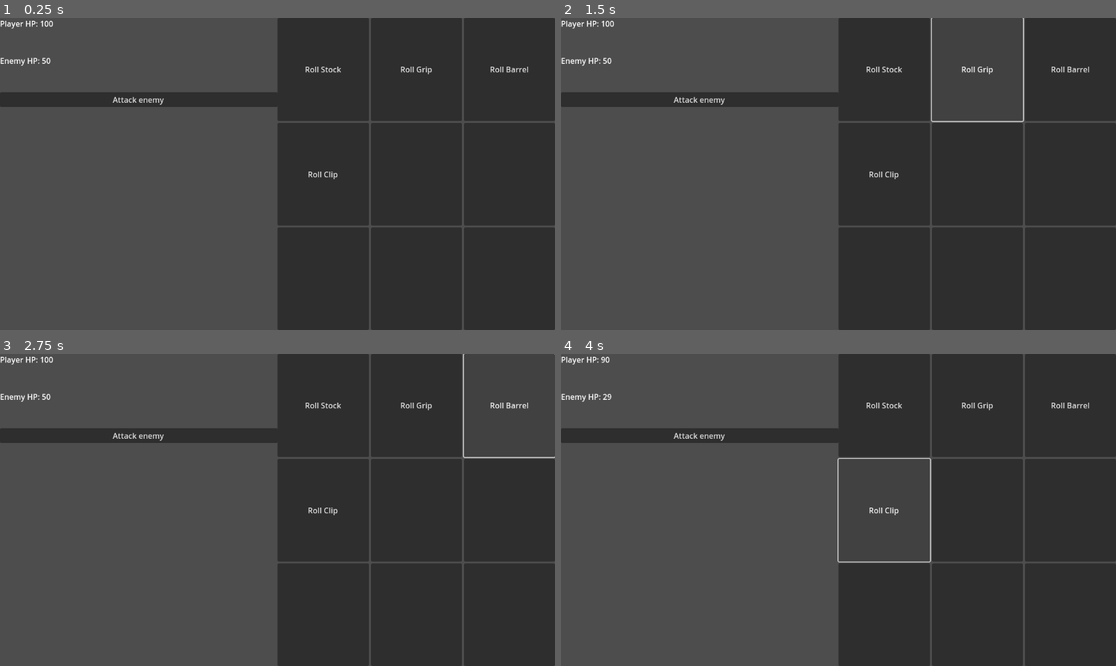
Above: before the commit, frames 1-4 (two rows, left to right).
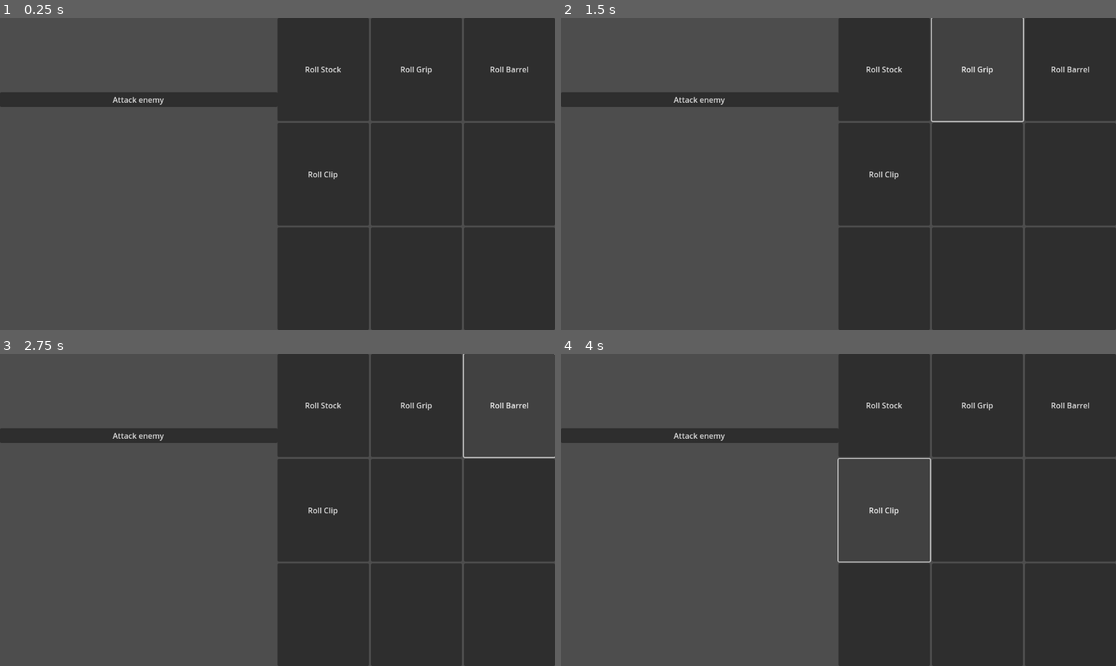
Above: after the commit, the same moments.

Repository: Levox98/make-a-gun
Game: Godot game, scene res://assets/scenes/BattleScene.tscn
The game is run twice, just before and just after one commit, with the same random seed, the same clock (stepped at 60 frames per second) and the same inputs. The project has no main scene, so this scene is started directly.
Inputs:
- Up to frame 1 (0.25 s): no input
- Up to frame 2 (1.5 s): click "Roll Stock" at 0.5 s; click "Roll Grip" at 1.25 s
- Up to frame 3 (2.75 s): click "Roll Barrel" at 2 s
- Up to frame 4 (4 s): click "Attack enemy" at 2.75 s; click "Roll Clip" at 3.5 s

The runs differ from the first frame. In frame 1, 0.2% of the frame differs, in the area x 0-10%, y 0-16%; in frame 2, 0.2%; in frame 3, 0.2%; in frame 4, 0.2%.
Error after the commit: Parse Error: Too many arguments for "add_part()" call. Expected at most 1 but received 2. (res://assets/scripts/battle_ui.gd:37)

Commit message:
added some basic weapon parts

Diff:
--- /dev/null
+++ b/assets/resources/BarrelPart.gd
@@ -0,0 +1,15 @@
+class_name BarrelPart extends WeaponPart
+
+@export var length: float = 0.0
+@export var damage_multiplier: float = 1.0
+@export var damage: int
+
+
+func _init() -> void:
+    has_damage = true
+
+
+func initialise(lng: float, dmg_mult: float, dmg: int = randi_range(2, 10)) -> void:
+    length = lng
+    damage_multiplier = dmg_mult
+    damage = dmg
--- /dev/null
+++ b/assets/resources/GripPart.gd
@@ -0,0 +1,12 @@
+class_name GripPart extends WeaponPart
+
+
+@export var damage: int
+
+
+func _init() -> void:
+    has_damage = true
+
+
+func initialise(dmg: int) -> void:
+    damage = dmg
--- /dev/null
+++ b/assets/resources/ScopePart.gd
@@ -0,0 +1,10 @@
+class_name ScopePart extends WeaponPart
+
+
+@export var zoom_level: float = 1.0
+@export var aim_speed_bonus: float = 0.1
+
+
+func initialise(zoom_lvl: float, aim_spd_bns: float) -> void:
+    zoom_level = zoom_lvl
+    aim_speed_bonus = aim_spd_bns
--- /dev/null
+++ b/assets/resources/StockPart.gd
@@ -0,0 +1 @@
+class_name StockPart extends WeaponPart
--- /dev/null
+++ b/assets/resources/WeaponPart.gd
@@ -0,0 +1,23 @@
+class_name WeaponPart extends Resource
+
+@export var name: String = "Unnamed Part"
+@export var description: String = "No description."
+@export var part_type: PartType
+@export var weight: float = 0.0
+
+
+var has_damage: bool = false
+
+
+enum PartType { BARREL, STOCK, SCOPE, GRIP }
+
+const PART_TYPE_NAMES = {
+    PartType.BARREL : "Barrel",
+    PartType.STOCK : "Stock",
+    PartType.SCOPE : "Scope",
+    PartType.GRIP : "Grip"
+}
+
+
+static func get_part_type_string(type: PartType) -> String:
+    return PART_TYPE_NAMES[type]
--- a/assets/scenes/BattleScene.tscn
+++ b/assets/scenes/BattleScene.tscn
@@ -47,6 +47,10 @@
 unique_name_in_owner = true
 layout_mode = 2
 text = "Attack enemy"
+
+[node name="WeaponDataLabel" type="Label" parent="BattleUI/Control/VBoxContainer"]
+unique_name_in_owner = true
+layout_mode = 2
 
 [node name="WeaponRollContainer" type="VBoxContainer" parent="BattleUI/Control"]
 layout_mode = 1
--- a/assets/scripts/battle_ui.gd
+++ b/assets/scripts/battle_ui.gd
@@ -4,6 +4,7 @@
 @onready var player_hp_label: Label = %PlayerHealth
 @onready var enemy_hp_label: Label = %EnemyHealth
 @onready var attack_button: Button = %AttackButton
+@onready var weapon_data_label: Label = %WeaponDataLabel
 
 
 var player: Player
--- a/assets/scripts/weapon.gd
+++ b/assets/scripts/weapon.gd
@@ -5,13 +5,15 @@
 @export var parts: Dictionary = {}
 
 
-func _ready() -> void:
-    add_part("barrel", randi_range(1, 10))
-    add_part("stock", randi_range(2, 5))
+func add_part(part: WeaponPart) -> void:
+    if part.part_type in parts:
+        print("Replacing existing", WeaponPart.get_part_type_string(part.part_type))
+
+    parts[part.part_type] = part
 
 
-func add_part(part_name: String, effect) -> void:
-    parts[part_name] = effect
+func remove_part(part_type: WeaponPart.PartType) -> void:
+    parts.erase(part_type)
 
 
 func calculate_damage() -> int:
@@ -20,6 +22,10 @@
     print(parts)
 
     for part in parts.values():
-        total_damage += part
+
+        print(part)
+
+        if part.has_damage:
+            total_damage += part.damage
 
     return total_damage
